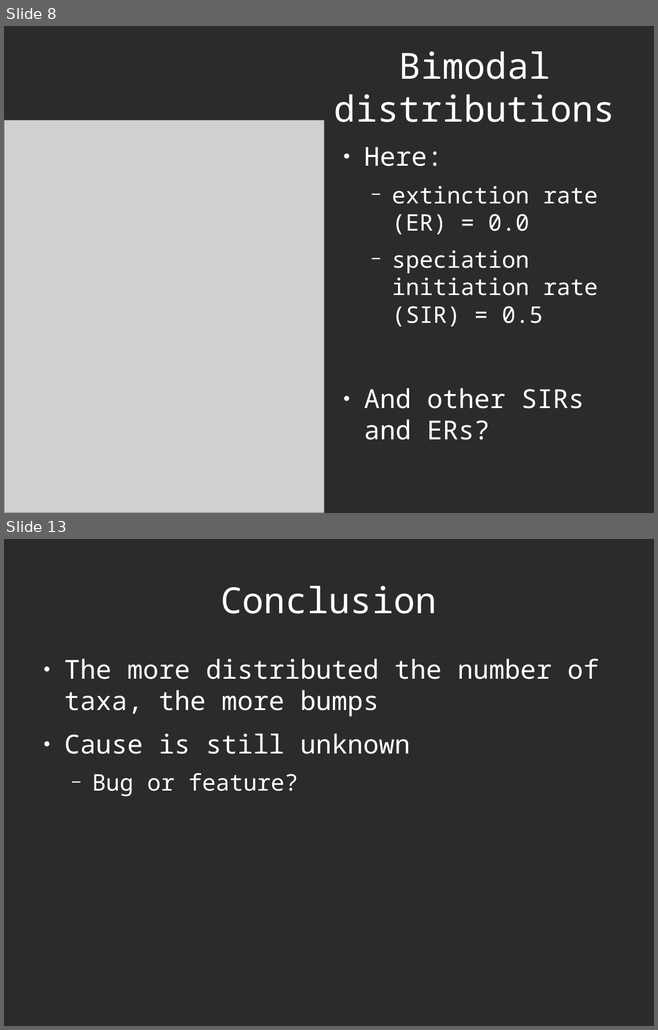
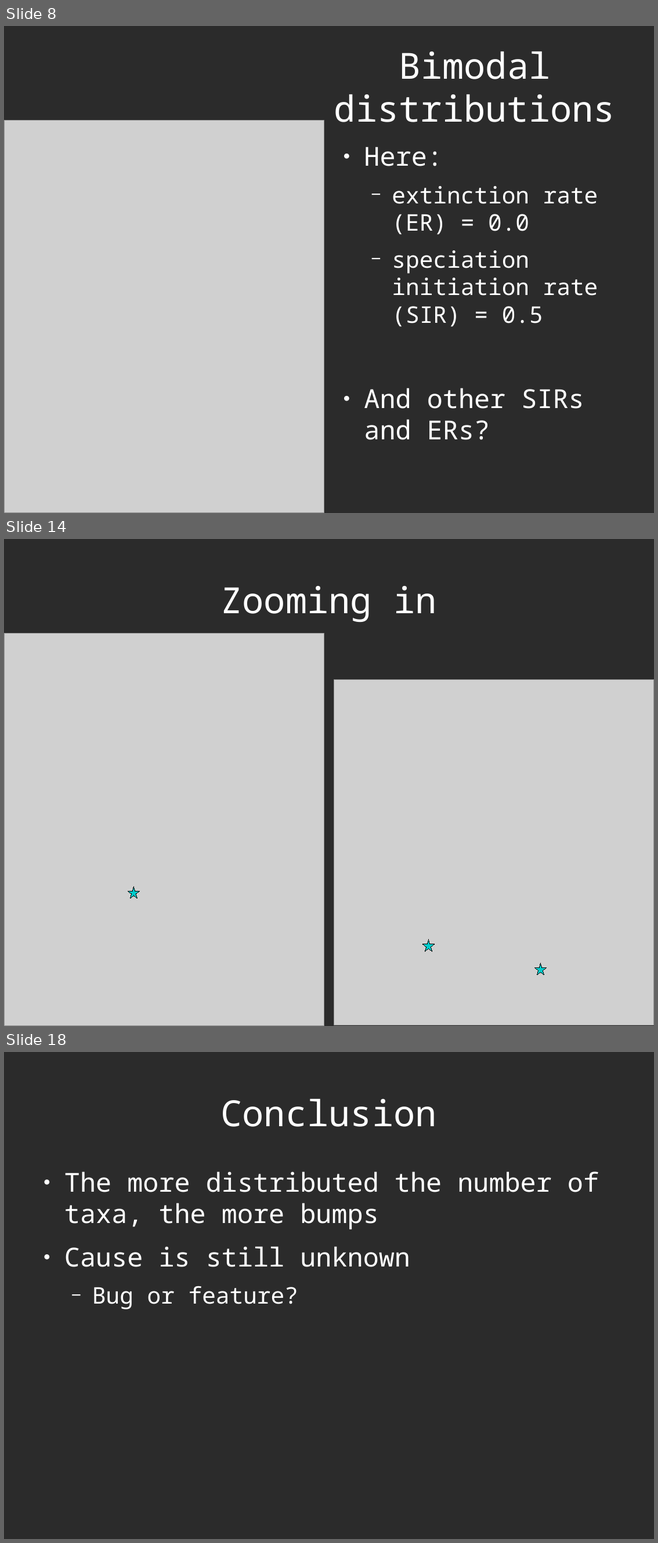
Before and after one commit to richelbilderbeek/Science, a slide deck: Bilderbeek20161214TeceMeeting/20161214TeceMeeting.odp. Shown one above the other, each under a label of ours: slides 8 and 13 before the commit, slides 8, 14 and 18 after it; the slides between them are not shown. The pictures are 658x1030 and 658x1543 pixels, drawn with LibreOffice and Linux fonts; fonts in the diff are those of the drawing; grey boxes stand for pictures; background and template pictures are left out; a plain dark background stands for a picture behind light text. Boxes give left, top, right and bottom in pixels: in the first picture for what was removed or moved away, otherwise in the second. Text is boxed around its words. In the diff, an @@ line names an element or a change of style, - is before the commit and + after.

```diff
--- a/Bilderbeek20161214TeceMeeting/20161214TeceMeeting.odp
+++ b/Bilderbeek20161214TeceMeeting/20161214TeceMeeting.odp
@@ slide 14 added at [4, 539, 654, 1026], background picture (left out) @@
@@ title added at [220, 586, 436, 622], 44 pt, text #FFFFFF @@
+Zooming in
@@ picture added at [4, 634, 324, 1026] @@
@@ picture added at [334, 680, 654, 1025] @@
@@ star added at [128, 887, 140, 899], fill #00CCCC, outline #000000 0 pt @@
@@ star added at [423, 940, 434, 951], fill #00CCCC, outline #000000 0 pt @@
@@ star added at [535, 964, 546, 975], fill #00CCCC, outline #000000 0 pt @@
@@ what was slide 13 is now slide 18 @@
```
Also in this commit, not shown: 1 slide changed, 7 other slides added, 3 slides removed, 4 other files.
